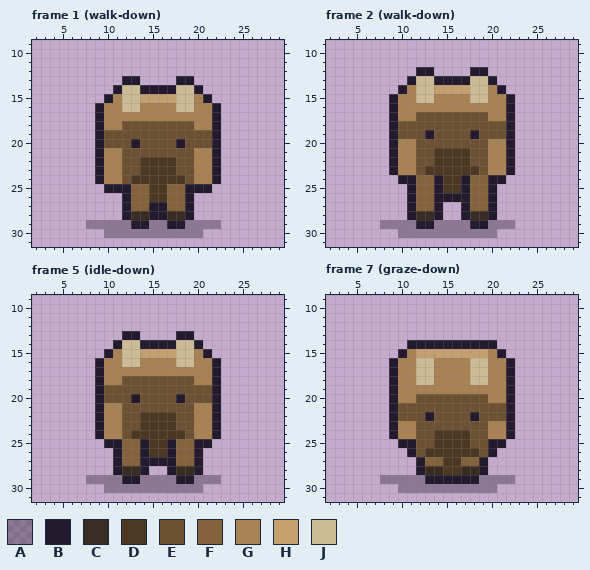
Pixel-art file: assets/aseprite/actor_goat.aseprite. Above is the file before it was changed.
32x32 pixels, 32 frames. Shown: frame 1 (walk-down): x 2..29, y 9..31; frame 2 (walk-down): x 2..29, y 9..31; frame 5 (idle-down): x 2..29, y 9..31; frame 7 (graze-down): x 2..29, y 9..31. The commit also changed other frames, which this record leaves out.
Palette (. is transparent): A #241a2e5a  B #241a2e  C #392c22  D #4c3822  E #6d5132  F #83623c  G #a88252  H #c4a06e  J #cdbb96
After:
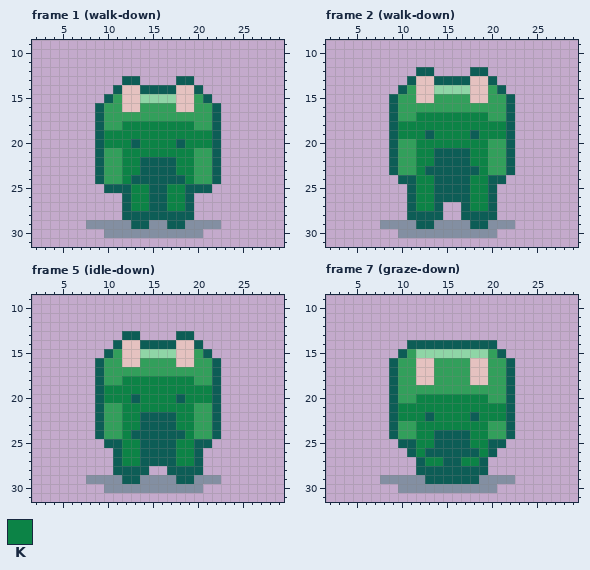
Colours new in this view: K #0c8346
Change:
colour A: #241a2e5a -> #0d5d565a
colour B: #241a2e -> #0d5d56
colour G: #a88252 -> #329f5b
colour H: #c4a06e -> #8fd5a6
colour J: #cdbb96 -> #e5c2c0
Frame 1 (walk-down), layer "actor":
y 18: x 12..19 EEEEEEEE -> KKKKKKKK
y 19: x 10..21 EEEEEEEEEEEE -> KKKKKKKKKKKK
y 20: x 10..12 EEE -> KKK; x 14..17 EEEE -> KKKK; x 19..21 EEE -> KKK
y 21: x 12..19 EEEEEEEE -> KKKKKKKK
y 22..23: x 12..19 EEDDDDEE -> KKBBBBKK
y 24: x 12..19 EDDDDDDE -> KBBBBBBK
y 25..26: x 13..18 FFDDFF -> KKBBKK
y 27: x 13..14 FF -> KK; x 17..18 FF -> KK
y 28: x 13..14 CC -> BB; x 17..18 CC -> BB
Frame 2 (walk-down), layer "actor":
y 17: x 12..19 EEEEEEEE -> KKKKKKKK
y 18: x 10..21 EEEEEEEEEEEE -> KKKKKKKKKKKK
y 19: x 10..12 EEE -> KKK; x 14..17 EEEE -> KKKK; x 19..21 EEE -> KKK
y 20: x 12..19 EEEEEEEE -> KKKKKKKK
y 21..22: x 12..19 EEDDDDEE -> KKBBBBKK
y 23: x 12..19 EDDDDDDE -> KBBBBBBK
y 24..25: x 12..13 FF -> KK; x 15..16 DD -> BB; x 18..19 FF -> KK
y 26..27: x 12..13 FF -> KK; x 18..19 FF -> KK
y 28: x 12..13 CC -> BB; x 18..19 CC -> BB
Frame 5 (idle-down), layer "actor":
y 18: x 12..19 EEEEEEEE -> KKKKKKKK
y 19: x 10..21 EEEEEEEEEEEE -> KKKKKKKKKKKK
y 20: x 10..12 EEE -> KKK; x 14..17 EEEE -> KKKK; x 19..21 EEE -> KKK
y 21: x 12..19 EEEEEEEE -> KKKKKKKK
y 22..23: x 12..19 EEDDDDEE -> KKBBBBKK
y 24: x 12..19 EDDDDDDE -> KBBBBBBK
y 25..26: x 12..13 FF -> KK; x 15..16 DD -> BB; x 18..19 FF -> KK
y 27: x 12..13 FF -> KK; x 18..19 FF -> KK
y 28: x 12..13 CC -> BB; x 18..19 CC -> BB
Frame 7 (graze-down), layer "actor":
y 20: x 12..19 EEEEEEEE -> KKKKKKKK
y 21: x 10..21 EEEEEEEEEEEE -> KKKKKKKKKKKK
y 22: x 10..12 EEE -> KKK; x 14..17 EEEE -> KKKK; x 19..21 EEE -> KKK
y 23: x 12..19 EEEEEEEE -> KKKKKKKK
y 24..25: x 12..19 EEDDDDEE -> KKBBBBKK
y 26: x 12..19 EDDDDDDE -> KBBBBBBK
y 27: x 13..18 FFDDFF -> KKBBKK
y 28: x 13..18 CCDDCC -> BBBBBB
